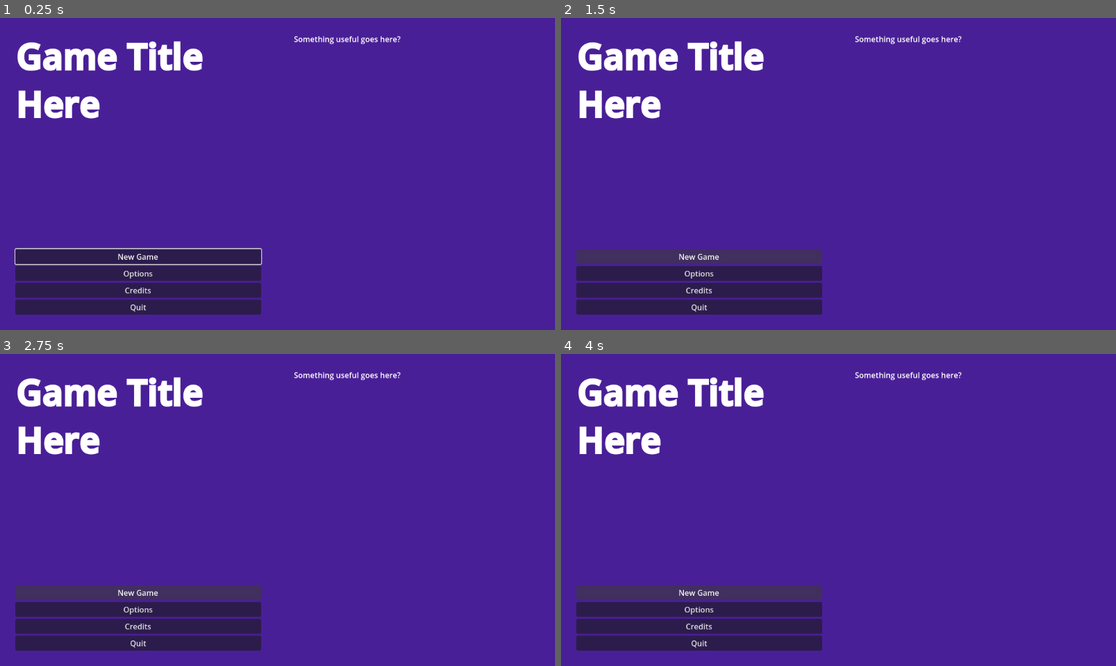
Above: before the commit, frames 1-4 (two rows, left to right).
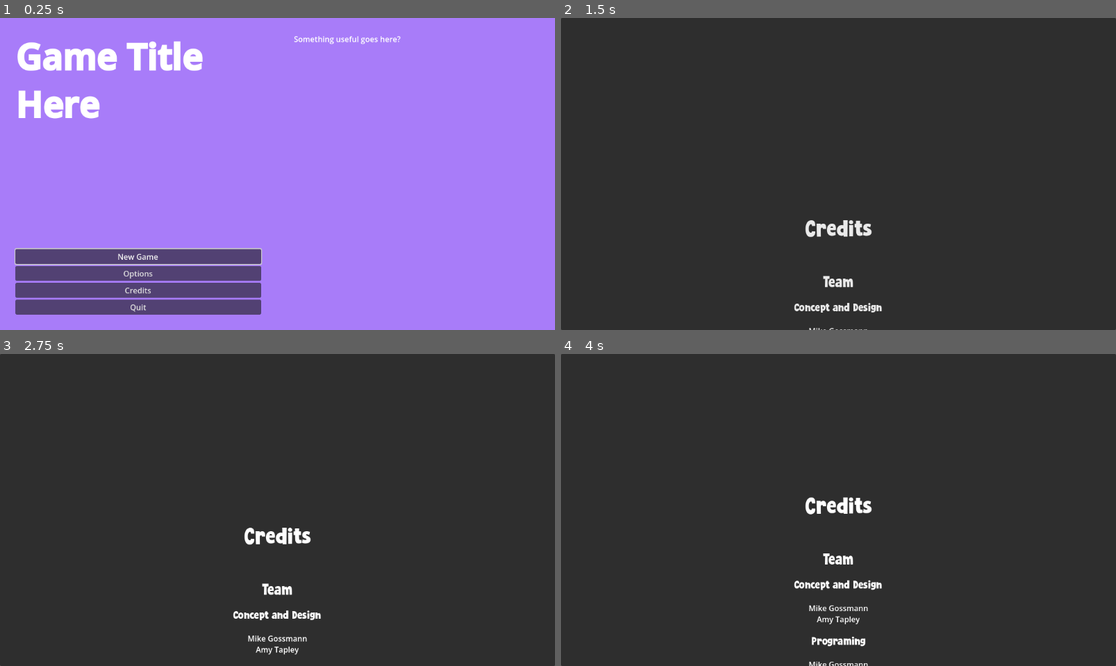
Above: after the commit, the same moments.

Repository: Cyborg572/bad-ideas-jam-2026
Game: Godot game, scene res://Menus/MainMenu.tscn
Same seed, same stepped clock (60 frames per second), same inputs: the game is played once before the commit and once after it.
Inputs (mouse positions are in pixels of both pictures, inside the frame that each line leads up to):
- Up to frame 1 (0.25 s): no input
- Up to frame 2 (1.5 s): click "Credits" at 0.5 s; click (699, 255) at 1.25 s, where only the run before the commit has a clickable "New Game"
- Up to frame 3 (2.75 s): click (138, 591) at 2 s, where only the run before the commit has a clickable "New Game"
- Up to frame 4 (4 s): click (699, 591) at 2.75 s, where only the run before the commit has a clickable "New Game"

The runs differ from the first frame. In frame 1, 97% of the frame differs, in the area x 0-100%, y 0-100%; in frame 2, 100%; in frame 3, 100%; in frame 4, 100%.

Commit message:
Add basic end credits setup

Diff:
--- /dev/null
+++ b/Menus/Credits.tscn
@@ -0,0 +1,187 @@
+[gd_scene format=3 uid="uid://b6pmd8ujin6tc"]
+
+[ext_resource type="Theme" uid="uid://uc40vps8qn37" path="res://Menus/MenuTheme.tres" id="1_qqjfd"]
+[ext_resource type="Script" uid="uid://dls50o644dmn2" path="res://Scripts/Menus/Credits.gd" id="2_il7mn"]
+
+[sub_resource type="Animation" id="Animation_il7mn"]
+length = 0.001
+tracks/0/type = "value"
+tracks/0/imported = false
+tracks/0/enabled = true
+tracks/0/path = NodePath("ScrollContainer:modulate")
+tracks/0/interp = 1
+tracks/0/loop_wrap = true
+tracks/0/keys = {
+"times": PackedFloat32Array(0),
+"transitions": PackedFloat32Array(1),
+"update": 0,
+"values": [Color(1, 1, 1, 0)]
+}
+tracks/1/type = "value"
+tracks/1/imported = false
+tracks/1/enabled = true
+tracks/1/path = NodePath("ScrollContainer:position")
+tracks/1/interp = 1
+tracks/1/loop_wrap = true
+tracks/1/keys = {
+"times": PackedFloat32Array(0),
+"transitions": PackedFloat32Array(1),
+"update": 0,
+"values": [Vector2(0, 11)]
+}
+
+[sub_resource type="Animation" id="Animation_lw8m3"]
+resource_name = "scroll_credits"
+length = 30.0
+tracks/0/type = "value"
+tracks/0/imported = false
+tracks/0/enabled = true
+tracks/0/path = NodePath("ScrollContainer:modulate")
+tracks/0/interp = 1
+tracks/0/loop_wrap = true
+tracks/0/keys = {
+"times": PackedFloat32Array(0, 1),
+"transitions": PackedFloat32Array(1, 1),
+"update": 0,
+"values": [Color(1, 1, 1, 0), Color(1, 1, 1, 1)]
+}
+tracks/1/type = "value"
+tracks/1/imported = false
+tracks/1/enabled = true
+tracks/1/path = NodePath("ScrollContainer:position")
+tracks/1/interp = 1
+tracks/1/loop_wrap = true
+tracks/1/keys = {
+"times": PackedFloat32Array(1, 30),
+"transitions": PackedFloat32Array(1, 1),
+"update": 0,
+"values": [Vector2(0, 383), Vector2(0, -1096)]
+}
+
+[sub_resource type="AnimationLibrary" id="AnimationLibrary_m6n7f"]
+_data = {
+&"RESET": SubResource("Animation_il7mn"),
+&"scroll_credits": SubResource("Animation_lw8m3")
+}
+
+[node name="Credits" type="Control" unique_id=1067656539]
+layout_mode = 3
+anchors_preset = 15
+anchor_right = 1.0
+anchor_bottom = 1.0
+grow_horizontal = 2
+grow_vertical = 2
+theme = ExtResource("1_qqjfd")
+script = ExtResource("2_il7mn")
+
+[node name="Panel" type="Panel" parent="." unique_id=1330944838]
+layout_mode = 1
+anchors_preset = 15
+anchor_right = 1.0
+anchor_bottom = 1.0
+grow_horizontal = 2
+grow_vertical = 2
+
+[node name="ScrollContainer" type="MarginContainer" parent="." unique_id=1473259122]
+modulate = Color(1, 1, 1, 0)
+layout_mode = 1
+anchors_preset = 10
+anchor_right = 1.0
+offset_top = 11.0
+offset_bottom = 1531.0
+grow_horizontal = 2
+
+[node name="VBoxContainer" type="VBoxContainer" parent="ScrollContainer" unique_id=659402501]
+layout_mode = 2
+size_flags_vertical = 4
+
+[node name="RichTextLabel" type="RichTextLabel" parent="ScrollContainer/VBoxContainer" unique_id=2039581342]
+layout_mode = 2
+size_flags_vertical = 0
+bbcode_enabled = true
+text = "[font size=48 name=\"res://Fonts/super_wonder/Super Wonder.ttf\"]Credits[/font]
+
+
+
+[font size=32 name=\"res://Fonts/super_wonder/Super Wonder.ttf\"]Team[/font]
+
+[font name=\"res://Fonts/super_wonder/Super Wonder.ttf\" size=24]Concept and Design[/font]
+
+Mike Gossmann
+Amy Tapley
+
+[font name=\"res://Fonts/super_wonder/Super Wonder.ttf\" size=24]Programing[/font]
+
+Mike Gossmann
+Amy Tapley
+
+[font name=\"res://Fonts/super_wonder/Super Wonder.ttf\" size=24]Music[/font]
+
+Amy Tapley
+
+[font name=\"res://Fonts/super_wonder/Super Wonder.ttf\" size=24]3D Modeling and Animation[/font]
+
+Mike Gossmann
+
+[hr]
+
+[font name=\"res://Fonts/super_wonder/Super Wonder.ttf\" size=32]Resources and Tools[/font]
+
+[font name=\"res://Fonts/super_wonder/Super Wonder.ttf\" size=24]Music[/font]
+
+[url=https://lmms.io/]LMMS[/url]
+[url=https://www.schristiancollins.com/generaluser.php]GeneralUser GS by S. Christian Collns[/url]
+
+[font name=\"res://Fonts/super_wonder/Super Wonder.ttf\" size=24]Sound Effects[/font]
+
+[url=https://freesound.org/]freesound.org[/url]
+
+[font name=\"res://Fonts/super_wonder/Super Wonder.ttf\" size=24]Fonts[/font]
+
+[url=https://www.dafont.com/super-wonder.font]Super Wonder[/url] (via [url=https://www.dafont.com]dafont.com[/url])
+
+[font name=\"res://Fonts/super_wonder/Super Wonder.ttf\" size=24]Development[/font]
+
+Godot Game Engine
+
+[font name=\"res://Fonts/super_wonder/Super Wonder.ttf\" size=24]Artwork and Modeling[/font]
+
+Blender
+The GNU Image Manipulation Program
+
+[hr]
+
+[font size=48 name=\"res://Fonts/super_wonder/Super Wonder.ttf\"]Created for Bad Ideas Game Jam 2026[/font]
+
+[hr]
+"
+fit_content = true
+horizontal_alignment = 1
+justification_flags = 0
+
+[node name="PanelContainer" type="PanelContainer" parent="ScrollContainer/VBoxContainer" unique_id=1752215721]
+layout_mode = 2
+size_flags_horizontal = 4
+size_flags_vertical = 4
+
+[node name="MarginContainer" type="MarginContainer" parent="ScrollContainer/VBoxContainer/PanelContainer" unique_id=126126033]
+layout_mode = 2
+
+[node name="HBoxContainer" type="HBoxContainer" parent="ScrollContainer/VBoxContainer/PanelContainer/MarginContainer" unique_id=1668492889]
+layout_mode = 2
+size_flags_horizontal = 4
+theme_override_constants/separation = 32
+
+[node name="MainMenuButton" type="Button" parent="ScrollContainer/VBoxContainer/PanelContainer/MarginContainer/HBoxContainer" unique_id=853937799]
+layout_mode = 2
+text = "Main Menu"
+
+[node name="QuitButton" type="Button" parent="ScrollContainer/VBoxContainer/PanelContainer/MarginContainer/HBoxContainer" unique_id=2057598436]
+layout_mode = 2
+text = "Quit"
+
+[node name="AnimationPlayer" type="AnimationPlayer" parent="." unique_id=1837013663]
+libraries/ = SubResource("AnimationLibrary_m6n7f")
+
+[connection signal="pressed" from="ScrollContainer/VBoxContainer/PanelContainer/MarginContainer/HBoxContainer/MainMenuButton" to="." method="_on_main_menu_button_pressed"]
+[connection signal="pressed" from="ScrollContainer/VBoxContainer/PanelContainer/MarginContainer/HBoxContainer/QuitButton" to="." method="_on_quit_button_pressed"]
--- a/Menus/MainMenu.tscn
+++ b/Menus/MainMenu.tscn
@@ -2,12 +2,10 @@
 
 [ext_resource type="Theme" uid="uid://uc40vps8qn37" path="res://Menus/MenuTheme.tres" id="1_3g7qx"]
 [ext_resource type="Script" uid="uid://cf7w2exjded7g" path="res://Scripts/Menus/MainMenu.gd" id="1_r8dbq"]
-
-[sub_resource type="StyleBoxFlat" id="StyleBoxFlat_r8dbq"]
-bg_color = Color(0.28703514, 0.12389998, 0.59, 1)
+[ext_resource type="PackedScene" uid="uid://b6pmd8ujin6tc" path="res://Menus/Credits.tscn" id="3_n6o36"]
 
 [sub_resource type="Theme" id="Theme_7ihqj"]
-PanelContainer/styles/panel = SubResource("StyleBoxFlat_r8dbq")
+PanelContainer/styles/panel = null
 
 [node name="MainMenu" type="Control" unique_id=1220054263 node_paths=PackedStringArray("start_button")]
 layout_mode = 3
@@ -19,6 +17,7 @@
 theme = SubResource("Theme_7ihqj")
 script = ExtResource("1_r8dbq")
 start_button = NodePath("PanelContainer/HBoxContainer/MarginContainer2/VBoxContainer/Start Button")
+credits_scene = ExtResource("3_n6o36")
 
 [node name="PanelContainer" type="PanelContainer" parent="." unique_id=1825587894]
 layout_mode = 1
--- a/Menus/MenuTheme.tres
+++ b/Menus/MenuTheme.tres
@@ -1,7 +1,11 @@
 [gd_resource type="Theme" format=3 uid="uid://uc40vps8qn37"]
+
+[sub_resource type="StyleBoxFlat" id="StyleBoxFlat_vijh1"]
+bg_color = Color(0.65762186, 0.48520815, 0.97434145, 1)
 
 [resource]
 MarginContainer/constants/margin_bottom = 32
 MarginContainer/constants/margin_left = 32
 MarginContainer/constants/margin_right = 32
 MarginContainer/constants/margin_top = 32
+PanelContainer/styles/panel = SubResource("StyleBoxFlat_vijh1")
--- /dev/null
+++ b/Scripts/Menus/Credits.gd
@@ -0,0 +1,18 @@
+extends Control
+
+@onready var player: AnimationPlayer = $AnimationPlayer
+@onready var main_menu_button: Button = $ScrollContainer/VBoxContainer/PanelContainer/MarginContainer/HBoxContainer/MainMenuButton
+
+
+func _ready() -> void:
+	player.play("scroll_credits")
+	await player.animation_finished
+	main_menu_button.grab_focus.call_deferred()
+
+
+func _on_main_menu_button_pressed() -> void:
+	get_tree().change_scene_to_file("res://Menus/MainMenu.tscn")
+
+
+func _on_quit_button_pressed() -> void:
+	get_tree().quit()
--- a/Scripts/Menus/MainMenu.gd
+++ b/Scripts/Menus/MainMenu.gd
@@ -1,14 +1,16 @@
 extends Control
 
 @export var start_button: Button
+@export var main_scene: PackedScene
+@export var credits_scene: PackedScene
 
 
 func _ready() -> void:
-	start_button.grab_focus()
+	start_button.grab_focus.call_deferred()
 
 
 func _on_start_button_pressed() -> void:
-	pass # Replace with function body.
+	get_tree().change_scene_to_packed(main_scene)
 
 
 func _on_options_button_pressed() -> void:
@@ -16,7 +18,7 @@
 
 
 func _on_credits_button_pressed() -> void:
-	pass # Replace with function body.
+	get_tree().change_scene_to_packed(credits_scene)
 
 
 func _on_quit_button_pressed() -> void:
Binary file added: Fonts/super_wonder/Super Wonder.ttf
Not shown, added: Fonts/super_wonder/Super Wonder.ttf.import
Not shown, added: Scripts/Menus/Credits.gd.uid
